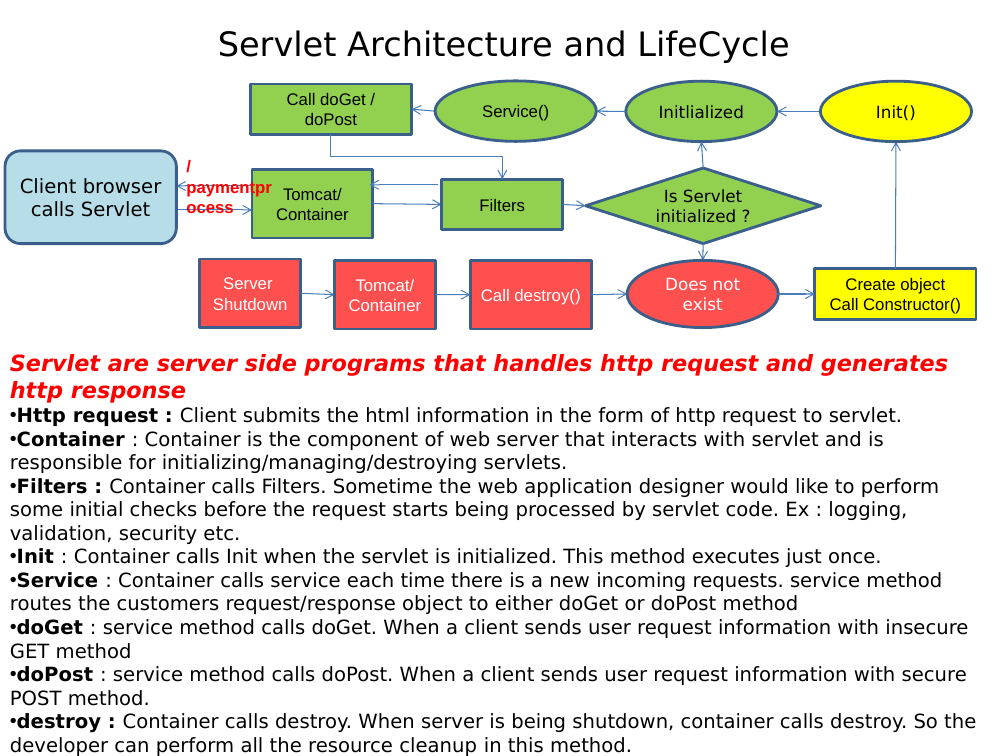
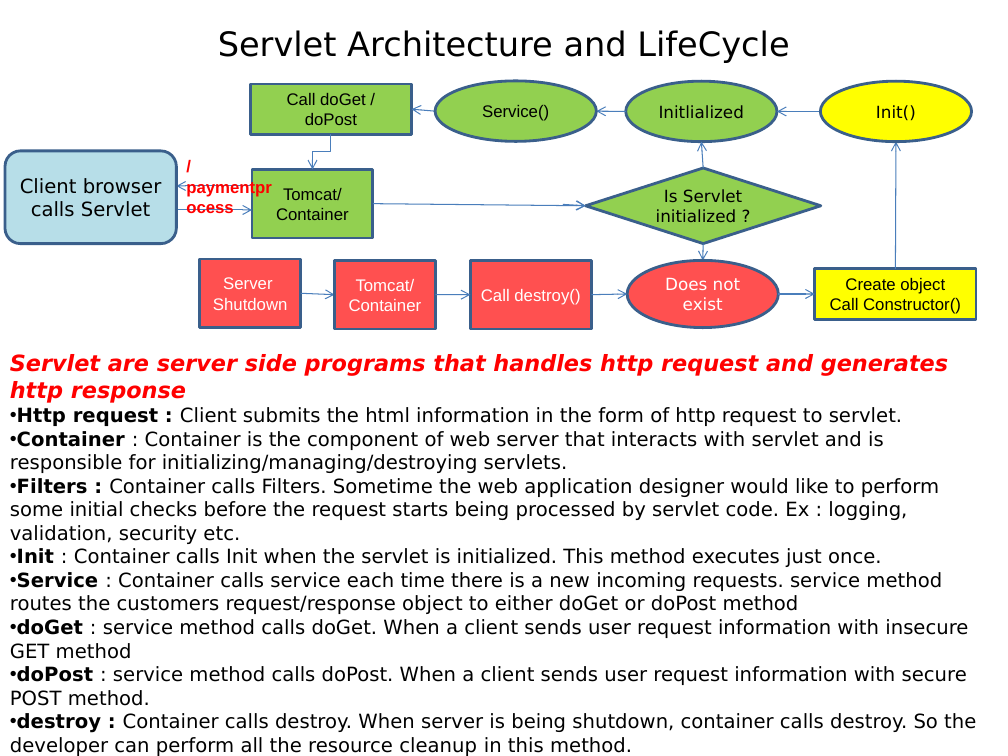
Before and after one commit to javatrainers/jeewebsite, a slide deck: slide 35 of JEE_st.pptx. Drawn at 1008x756 pixels with LibreOffice and Linux fonts; fonts in the diff are those of the drawing. Boxes give left, top, right and bottom in pixels: in the first picture for what was removed or moved away, otherwise in the second. Text is boxed around its words. In the diff, an @@ line names an element or a change of style, - is before the commit and + after.

```diff
--- a/JEE_st.pptx
+++ b/JEE_st.pptx
@@ elbow arrow moved from (331, 134) - (502, 179) to (331, 134) - (312, 169) @@
@@ rectangle removed at [442, 179, 562, 230] @@
-Filters
@@ arrow removed from (438, 184) to (370, 184) @@
@@ arrow moved from (373, 204) - (442, 205) to (373, 204) - (586, 206) @@
```
Also in this commit, not shown: 5 other files.
